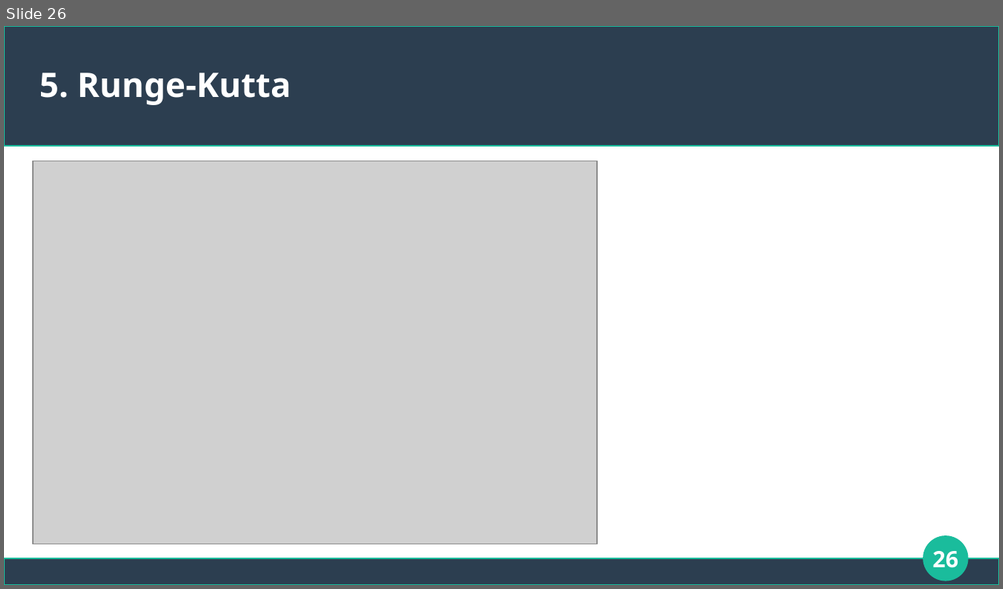
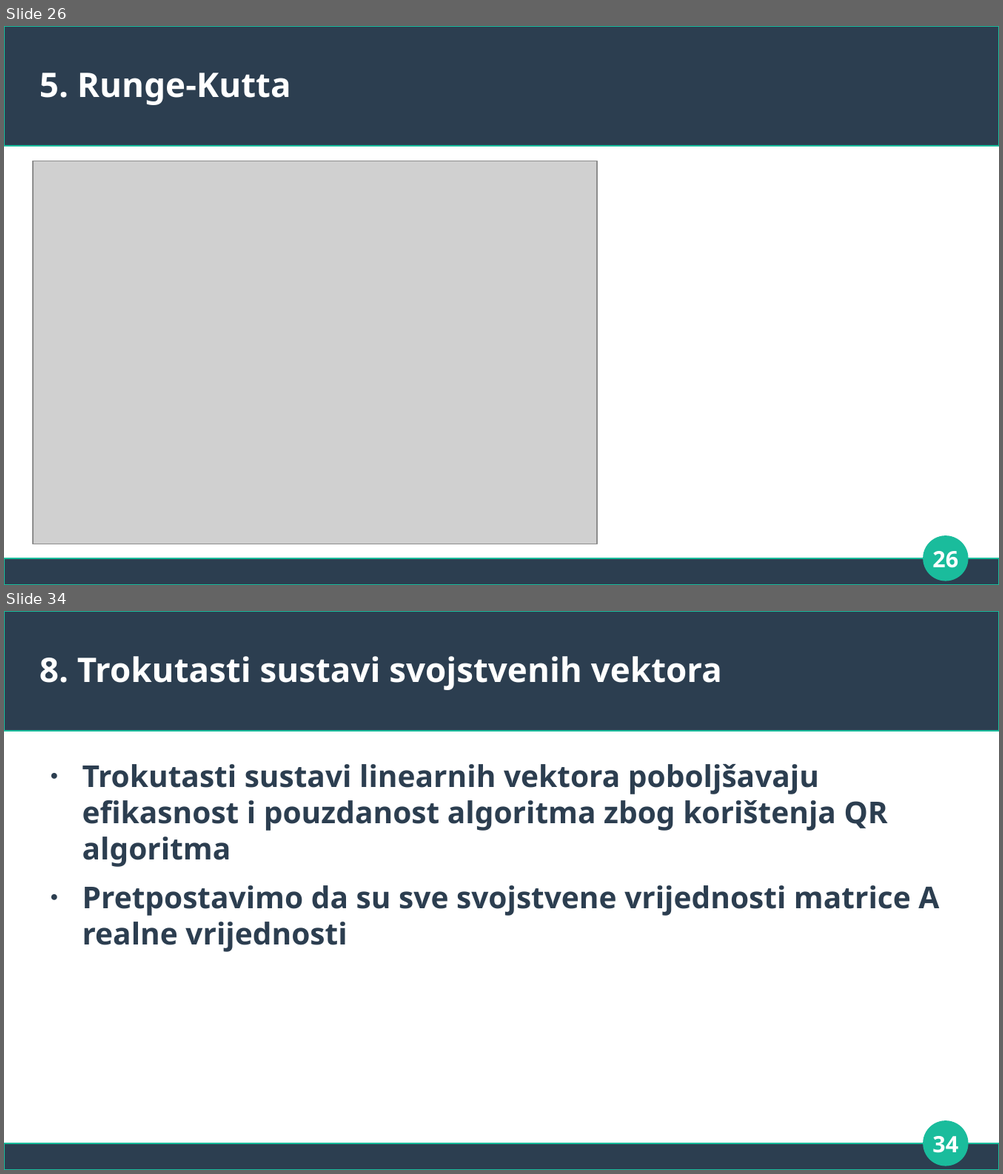
Before and after one commit to gbartol/matrix-exponential-function, a slide deck: Prezentacija_exp.odp. Shown one above the other, each under a label of ours: slide 26 before the commit, slides 26 and 34 after it; the slides between them are not shown. The pictures are 1003x589 and 1003x1174 pixels, drawn with LibreOffice and Linux fonts; fonts in the diff are those of the drawing; grey boxes stand for pictures. Boxes give left, top, right and bottom in pixels: in the first picture for what was removed or moved away, otherwise in the second. Text is boxed around its words. In the diff, an @@ line names an element or a change of style, - is before the commit and + after.

```diff
--- a/Prezentacija_exp.odp
+++ b/Prezentacija_exp.odp
@@ slide 34 added at [4,611,999,1170], background #FFFFFF; not listed: 3 template elements that a slide beside it also shows @@
@@ title added at [40,656,722,690], 27 pt, text #FFFFFF, bold @@
+8. Trokutasti sustavi svojstvenih vektora
@@ text added at [82,764,939,952], 24 pt, text #2C3E50, bold @@
+● Trokutasti sustavi linearnih vektora poboljšavaju efikasnost i pouzdanost algoritma zbog korištenja QR algoritma
+● Pretpostavimo da su sve svojstvene vrijednosti matrice A realne vrijednosti
@@ page number added at [932,1136,958,1153], 18 pt, text #FFFFFF, bold @@
+34
```
Also in this commit, not shown: 2 slides changed, 10 other slides added, 2 other files.
